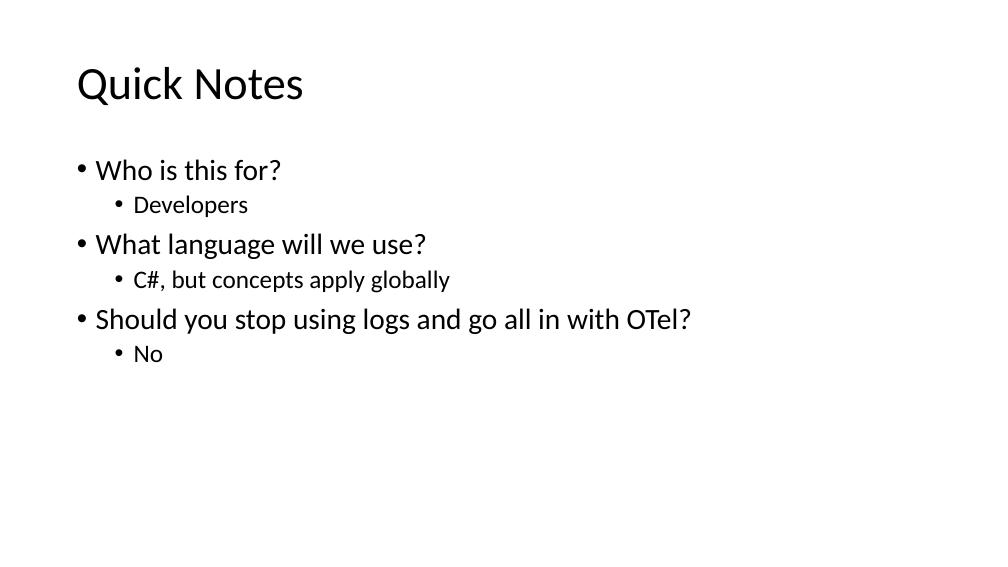
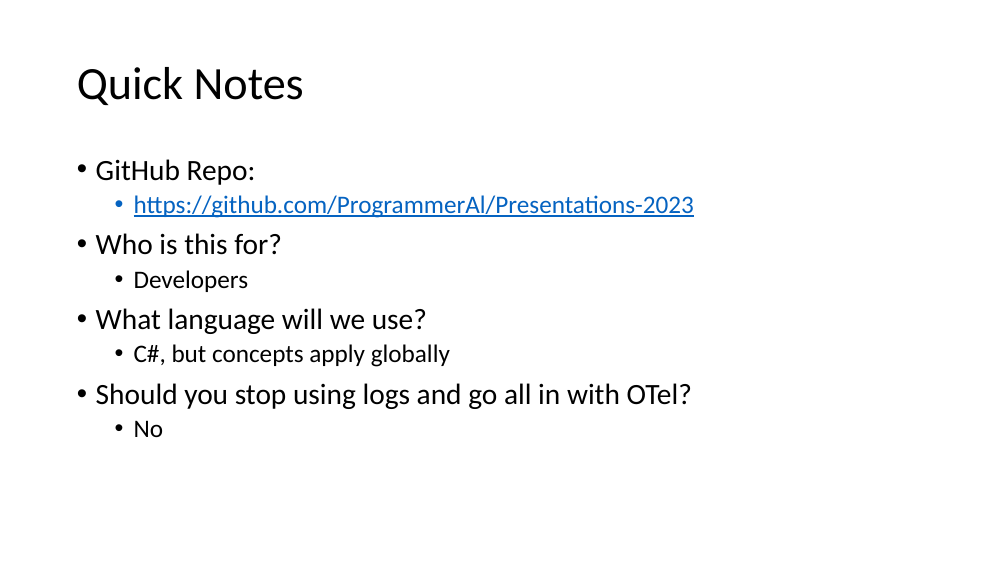
Before and after one commit to ProgrammerAL/Presentations-2023, a slide deck: slide 2 of 2023-03 - Orlando Code Camp - OpenTelemetry/Presentation.pptx (slide 3 before the commit). Drawn at 1008x567 pixels with LibreOffice and Linux fonts; fonts in the diff are those of the drawing. Boxes give left, top, right and bottom in pixels: in the first picture for what was removed or moved away, otherwise in the second. Text is boxed around its words. In the diff, an @@ line names an element or a change of style, - is before the commit and + after.

```diff
--- a/2023-03 - Orlando Code Camp - OpenTelemetry/Presentation.pptx
+++ b/2023-03 - Orlando Code Camp - OpenTelemetry/Presentation.pptx
@@ text at [96,159,694,218]: paragraphs added @@
+• GitHub Repo:
+  • https://github.com/ProgrammerAl/Presentations-2023
```
Also in this commit, not shown: 2 other slides changed, 1 slide added, 1 slide removed, 5 other files.
